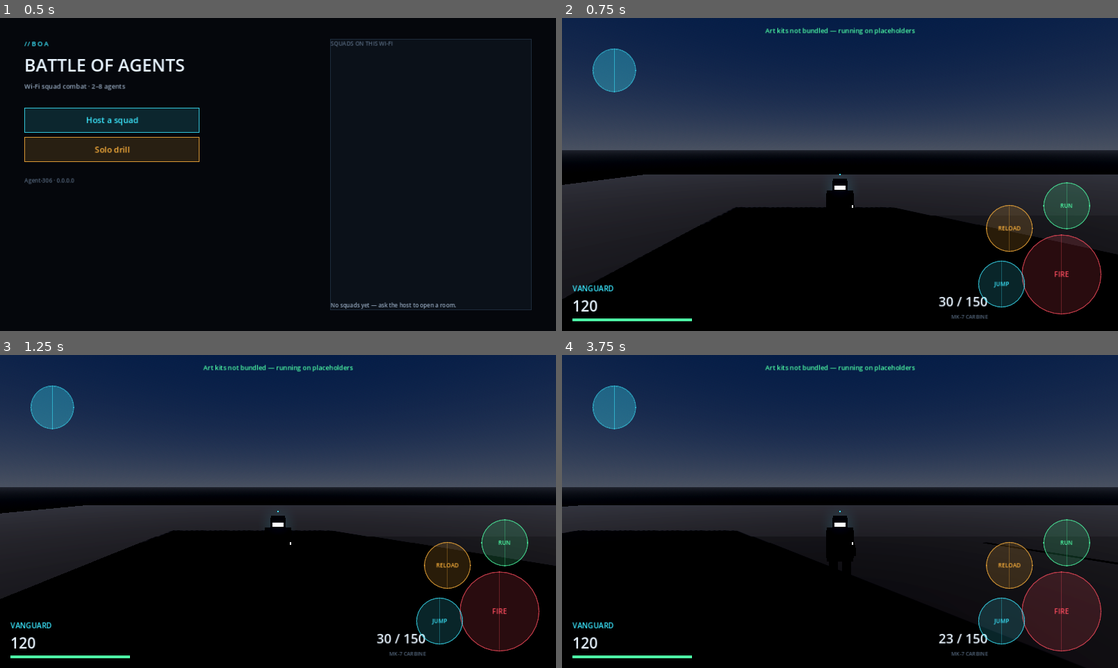
Above: before the commit, frames 1-4 (two rows, left to right).
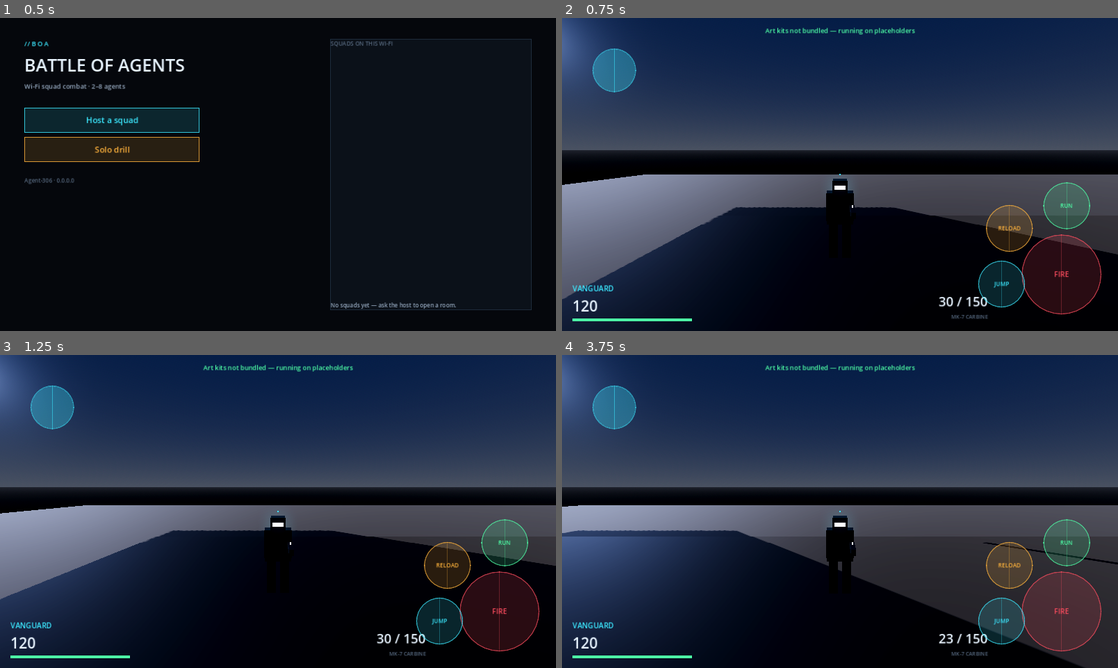
Above: after the commit, the same moments.

Repository: ElyasOmarcodes/My-Game
Game: Godot game, scene res://scenes/Main.tscn
The game is run twice, just before and just after one commit, with the same random seed, the same clock (stepped at 60 frames per second) and the same inputs.
Inputs (mouse positions are in pixels of both pictures, inside the frame that each line leads up to):
- Up to frame 1 (0.5 s): no input
- Up to frame 2 (0.75 s): click "Solo drill" at 0.5 s
- Up to frame 3 (1.25 s): no input
- Up to frame 4 (3.75 s): tap Enter at 1.25 s; move the mouse to (962, 495) at 1.27 s; hold D 1.28-2 s; click (962, 495) at 1.42 s; tap Space at 1.52, 2.75 s; drag from (728, 527) to (812, 574) at 2.02 s; move the mouse to (895, 442) at 2.77 s; hold D 2.78-3.5 s; drag from (812, 574) to (673, 464) at 3.52 s

Frame 1 is identical in both runs. In frame 2, 26% of the frame differs, in the area x 0-100%, y 0-100%; in frame 3, 26%; in frame 4, 34%.

Commit message:
Report what the kits contain, and light the scene properly
The first screenshots came back as grey boxes in the dark, which exposed two
things: the filename patterns in the fetch script matched no buildings, so the
city fell back to primitives, and the lighting was far too dim to read either
way.

- The fetch script now lists what each kit actually holds, and CI prints that
  inventory in the job log rather than only in the run summary
- Raise the key light and sky ambient, add a cool fill from the opposite side
  so shadowed faces do not go black, and thin the fog

Co-Authored-By: Claude Opus 5 <noreply@anthropic.com>
Claude-Session: https://claude.ai/code/session_0119TpATQDcJ6F48dj6VQkgu

Diff:
--- a/godot/scripts/game/game_root.gd
+++ b/godot/scripts/game/game_root.gd
@@ -23,9 +23,16 @@
 	var light := DirectionalLight3D.new()
 	light.rotation_degrees = Vector3(-38, 42, 0)
 	light.light_color = Color(1.0, 0.88, 0.74)
-	light.light_energy = 1.15
+	light.light_energy = 1.9
 	light.shadow_enabled = true
 	add_child(light)
+
+	var fill := DirectionalLight3D.new()
+	fill.rotation_degrees = Vector3(-16, -128, 0)
+	fill.light_color = Color(0.62, 0.74, 1.0)
+	fill.light_energy = 0.7
+	fill.shadow_enabled = false
+	add_child(fill)
 
 	var environment := Environment.new()
 	environment.background_mode = Environment.BG_SKY
@@ -38,10 +45,10 @@
 	environment.sky.sky_material = sky_material
 
 	environment.ambient_light_source = Environment.AMBIENT_SOURCE_SKY
-	environment.ambient_light_energy = 0.9
+	environment.ambient_light_energy = 2.2
 	environment.fog_enabled = true
 	environment.fog_light_color = Color(0.16, 0.20, 0.28)
-	environment.fog_density = 0.006
+	environment.fog_density = 0.0035
 	environment.tonemap_mode = Environment.TONE_MAPPER_ACES
 	environment.glow_enabled = true
 	environment.glow_intensity = 0.5
--- a/godot/scripts/tools/shot_runner.gd
+++ b/godot/scripts/tools/shot_runner.gd
@@ -42,9 +42,16 @@
 	var light := DirectionalLight3D.new()
 	light.rotation_degrees = Vector3(-36, 44, 0)
 	light.light_color = Color(1.0, 0.89, 0.76)
-	light.light_energy = 1.2
+	light.light_energy = 1.9
 	light.shadow_enabled = true
 	add_child(light)
+
+	var fill := DirectionalLight3D.new()
+	fill.rotation_degrees = Vector3(-16, -128, 0)
+	fill.light_color = Color(0.62, 0.74, 1.0)
+	fill.light_energy = 0.7
+	fill.shadow_enabled = false
+	add_child(fill)
 
 	var environment := Environment.new()
 	environment.background_mode = Environment.BG_SKY
@@ -58,7 +65,7 @@
 	environment.sky.sky_material = sky_material
 
 	environment.ambient_light_source = Environment.AMBIENT_SOURCE_SKY
-	environment.ambient_light_energy = 1.0
+	environment.ambient_light_energy = 2.2
 	environment.fog_enabled = true
 	environment.fog_light_color = Color(0.17, 0.21, 0.29)
 	environment.fog_density = 0.004
Not shown, changed: .github/workflows/godot-apk.yml
Not shown, changed: tools/fetch_assets.sh
